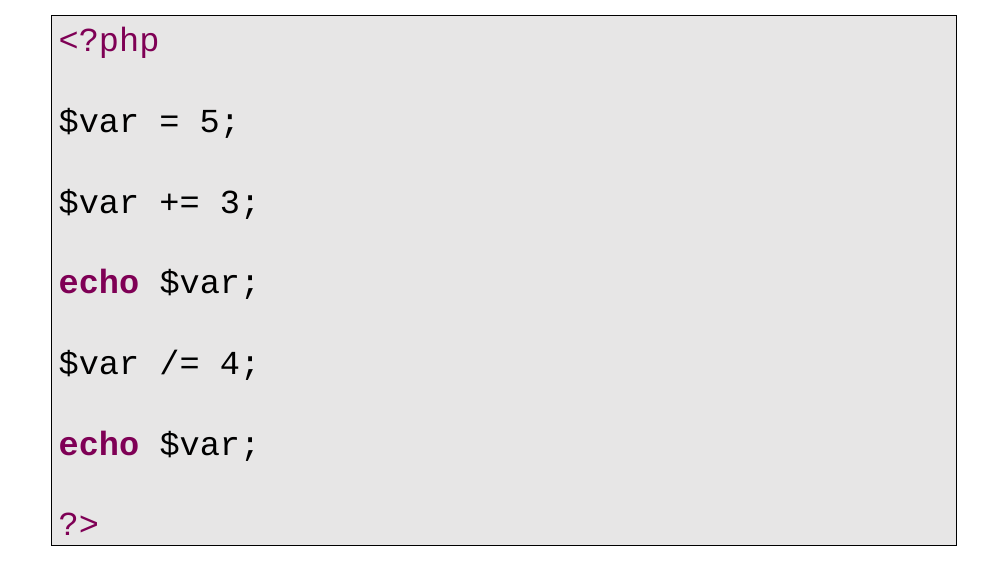
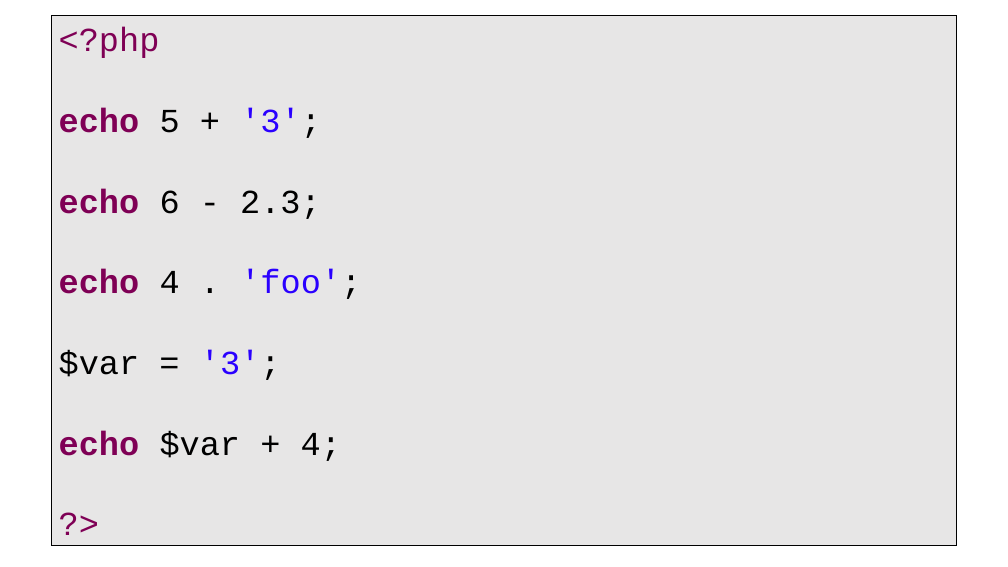
Before and after one commit to PHPEmbark/curriculum, a slide deck: slide 37 of course/1 - Basic Programming/Basics Of Programming.pptx (slide 31 before the commit). Drawn at 1008x567 pixels with LibreOffice and Linux fonts; fonts in the diff are those of the drawing. Boxes give left, top, right and bottom in pixels: in the first picture for what was removed or moved away, otherwise in the second. Text is boxed around its words. In the diff, an @@ line names an element or a change of style, - is before the commit and + after.

```diff
--- a/course/1 - Basic Programming/Basics Of Programming.pptx
+++ b/course/1 - Basic Programming/Basics Of Programming.pptx
@@ text at (59,107,361,461): text changed @@
-$var = 5;
-$var += 3;
-echo $var;
-$var /= 4;
-echo $var;
+echo 5 + '3';
+echo 6 - 2.3;
+echo 4 . 'foo';
+$var = '3';
+echo $var + 4;
```
Also in this commit, not shown: 1 other slide changed, 12 slides added, 1 other file.
